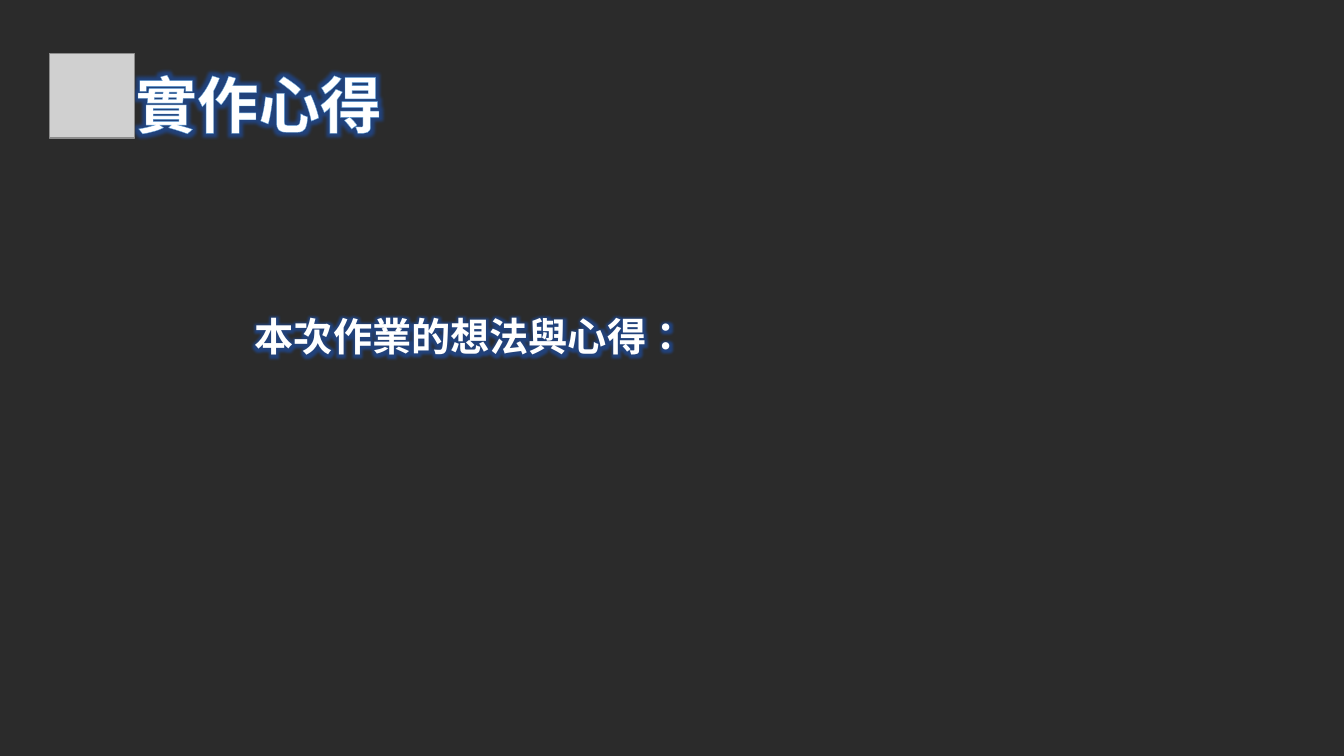
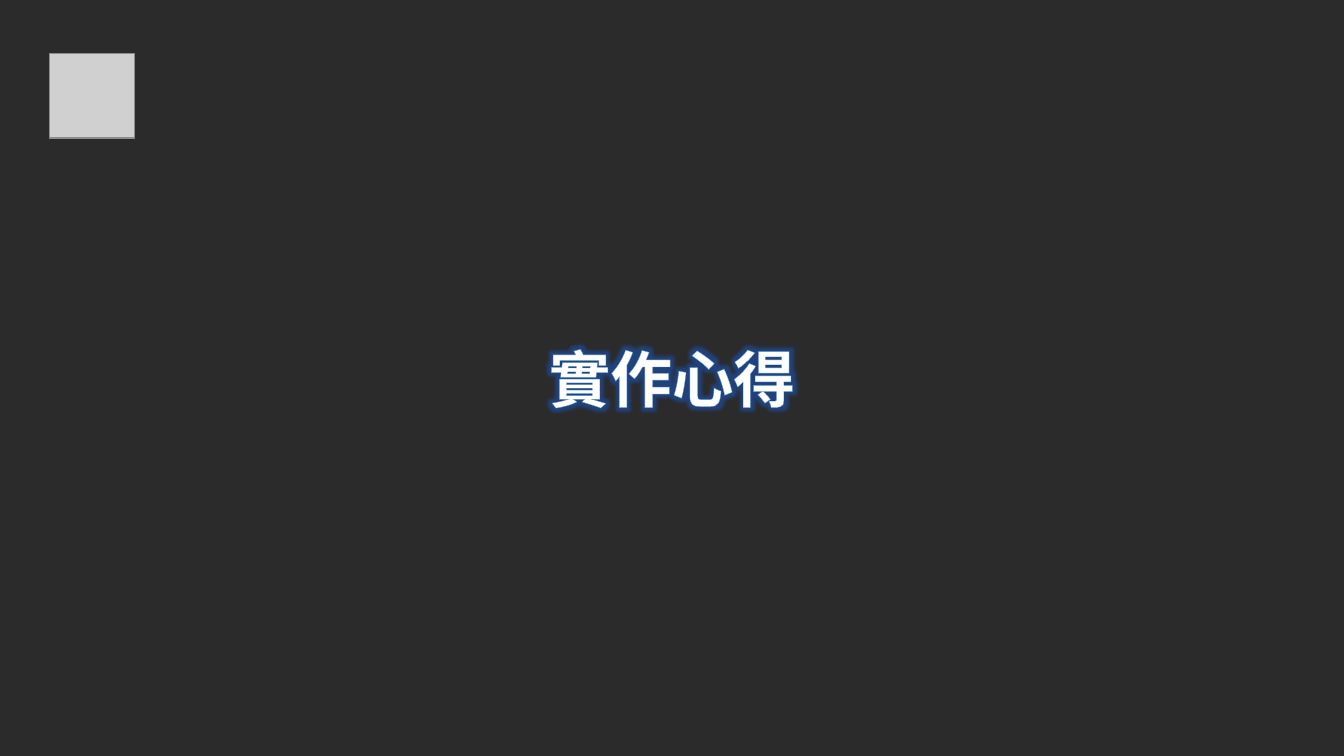
Before and after one commit to DJSBTimTW/DJSBTimTW-python_selenium, a slide deck: slide 9 of GC遊戲後台分析爬蟲 (1).pptx (slide 7 before the commit). Drawn at 1344x756 pixels with LibreOffice and Linux fonts; fonts in the diff are those of the drawing; grey boxes stand for pictures; background and template pictures are left out; a plain dark background stands for a picture behind light text. Boxes give left, top, right and bottom in pixels: in the first picture for what was removed or moved away, otherwise in the second. Text is boxed around its words. In the diff, an @@ line names an element or a change of style, - is before the commit and + after.

```diff
--- a/GC遊戲後台分析爬蟲 (1).pptx
+++ b/GC遊戲後台分析爬蟲 (1).pptx
@@ text removed at (x1=255, y1=311, x2=686, y2=362) @@
-本次作業的想法與心得：
@@ text "實作心得" moved from (x1=135, y1=65, x2=381, y2=144) to (x1=549, y1=339, x2=795, y2=418) @@
```
Also in this commit, not shown: 4 other slides changed, 5 slides added, 3 slides removed, 1 other file.
